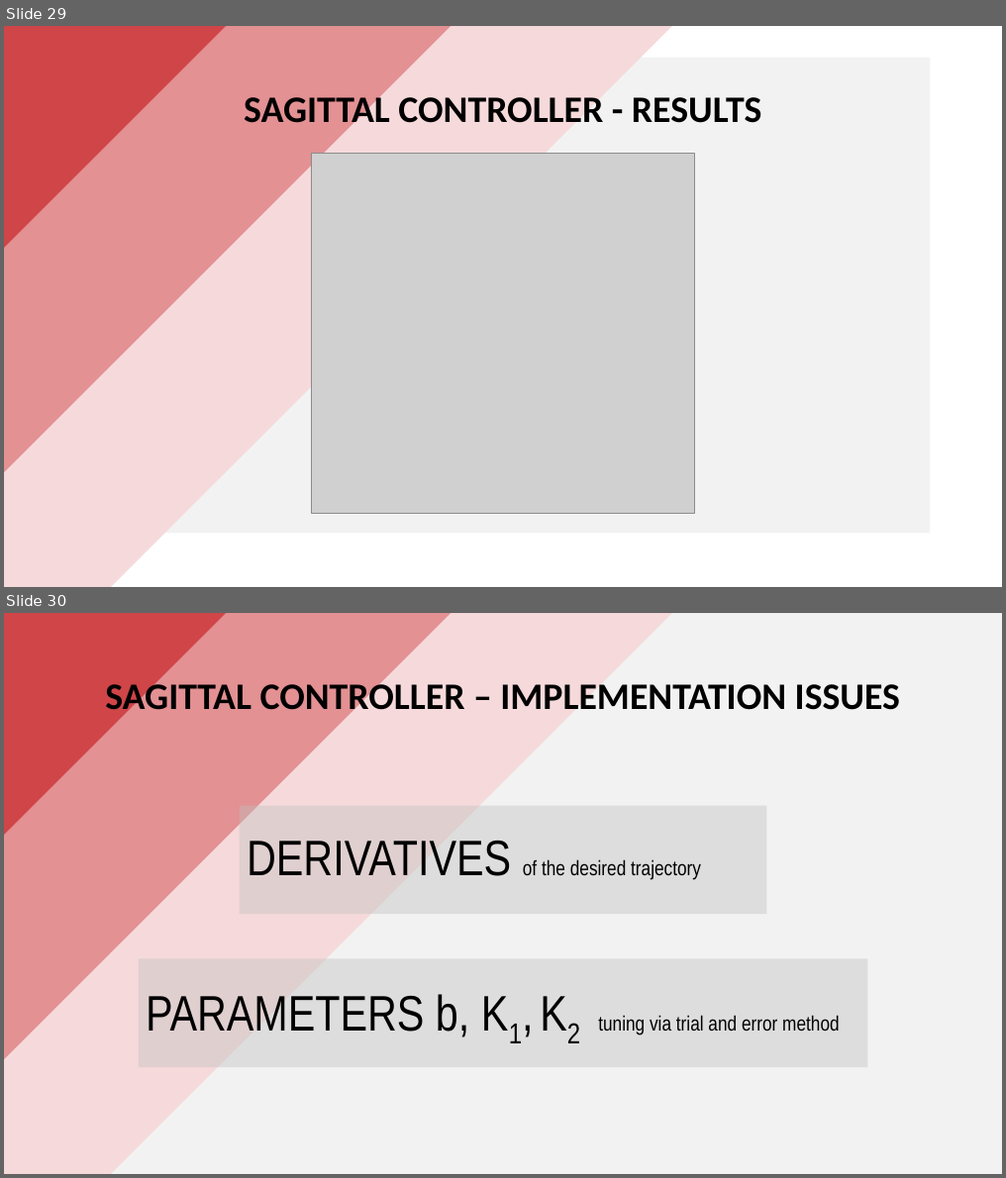
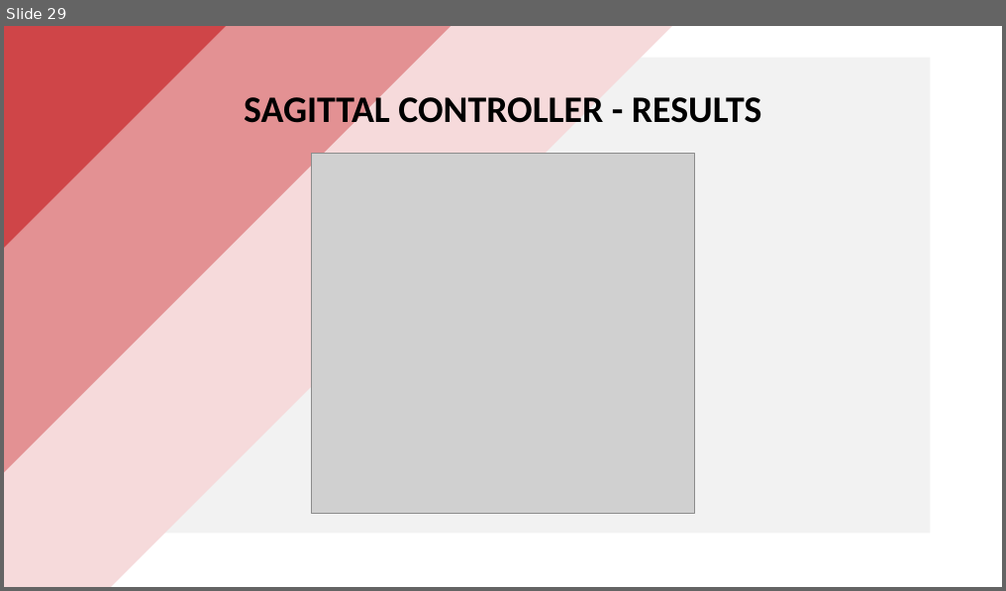
Before and after one commit to PippoGot/R-C2, a slide deck: documentation/presentation.pptx. Shown one above the other, each under a label of ours: slides 29 and 30 before the commit, slide 29 after it. The pictures are 1006x1178 and 1006x591 pixels, drawn with LibreOffice and Linux fonts; fonts in the diff are those of the drawing; grey boxes stand for pictures. Boxes give left, top, right and bottom in pixels: in the first picture for what was removed or moved away, otherwise in the second. Text is boxed around its words. In the diff, an @@ line names an element or a change of style, - is before the commit and + after.

```diff
--- a/documentation/presentation.pptx
+++ b/documentation/presentation.pptx
@@ slide 30 removed at (x1=4, y1=613, x2=1002, y2=1174), background #FFFFFF @@
@@ rectangle removed at (x1=4, y1=613, x2=678, y2=1174) @@
@@ rectangle removed at (x1=4, y1=613, x2=510, y2=1138) @@
@@ rectangle removed at (x1=4, y1=613, x2=284, y2=901) @@
@@ rectangle removed at (x1=76, y1=613, x2=1002, y2=1174) @@
@@ title removed at (x1=105, y1=677, x2=900, y2=718) @@
-SAGITTAL CONTROLLER – IMPLEMENTATION ISSUES
@@ rectangle removed at (x1=239, y1=805, x2=767, y2=914) @@
-DERIVATIVES of the desired trajectory
@@ rectangle removed at (x1=138, y1=959, x2=868, y2=1067) @@
-PARAMETERS b, K1, K2 tuning via trial and error method
```
Also in this commit, not shown: 2 slides changed, 2 other files.
